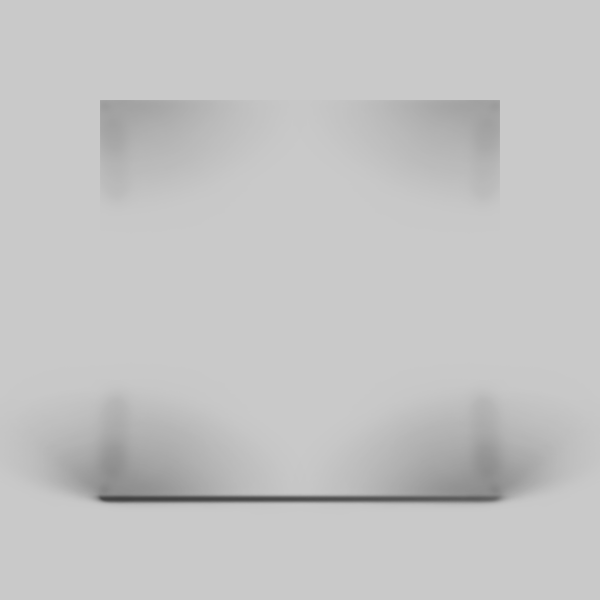
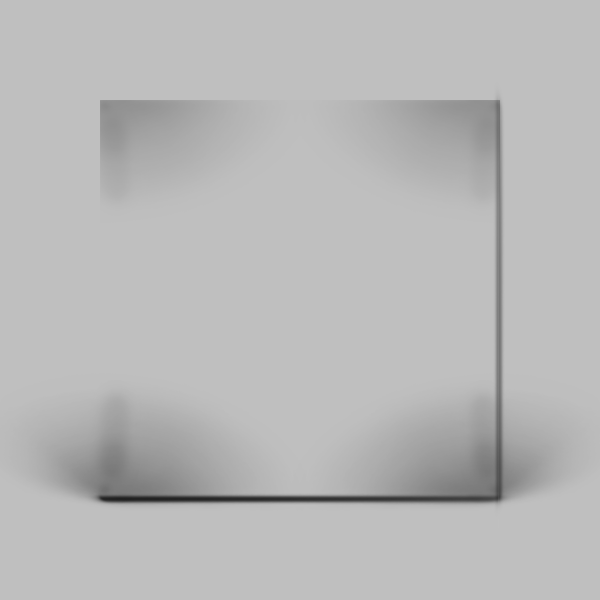
Layer changes from the first 600×600 image to the second:
hid "Layer 2", opacity 15% → 5% over (0, 0, 600, 600)
added layer "Line" (15%) in group "Shadows" over (498, 97, 499, 528)
added layer "Shadow Right" (50%) in group "Shadows" over (493, 78, 505, 521)
